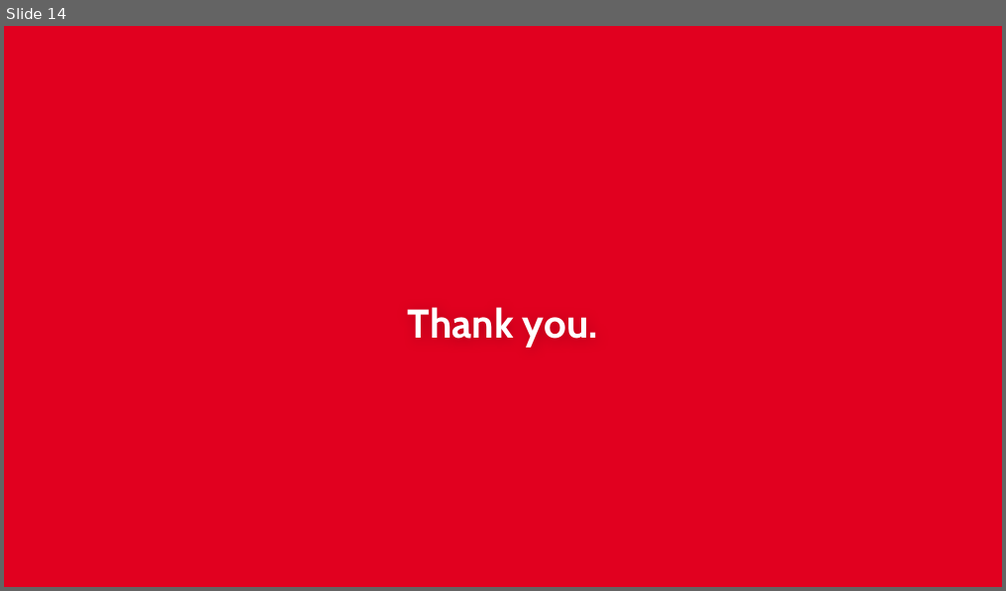
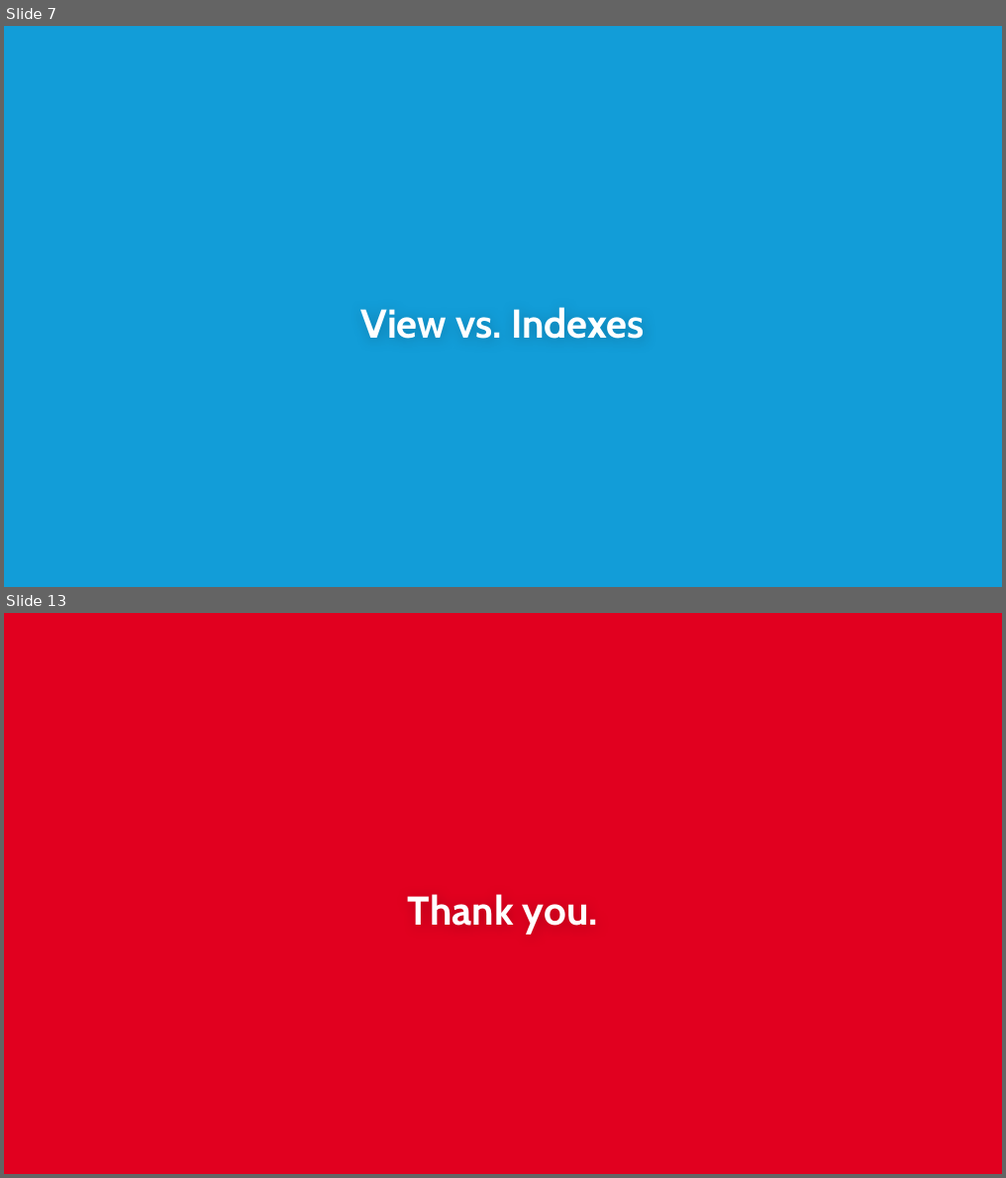
Before and after one commit to subalakr/workshop, a slide deck: server/presentations/04_N1QL Details.pptx. Shown one above the other, each under a label of ours: slide 14 before the commit, slides 7 and 13 after it; the slides between them are not shown. The pictures are 1006x591 and 1006x1178 pixels, drawn with LibreOffice and Linux fonts; fonts in the diff are those of the drawing; background and template pictures are left out. Boxes give left, top, right and bottom in pixels: in the first picture for what was removed or moved away, otherwise in the second. Text is boxed around its words. In the diff, an @@ line names an element or a change of style, - is before the commit and + after.

```diff
--- a/server/presentations/04_N1QL Details.pptx
+++ b/server/presentations/04_N1QL Details.pptx
@@ slide 7 added at box(4, 26, 1002, 587), background #129DD8 @@
@@ title added at box(361, 307, 645, 339), 29 pt, text #FFFFFF, bold @@
+View vs. Indexes
@@ what was slide 14 is now slide 13 @@
```
Also in this commit, not shown: 12 slides changed, 12 other slides added, 2 slides removed.
